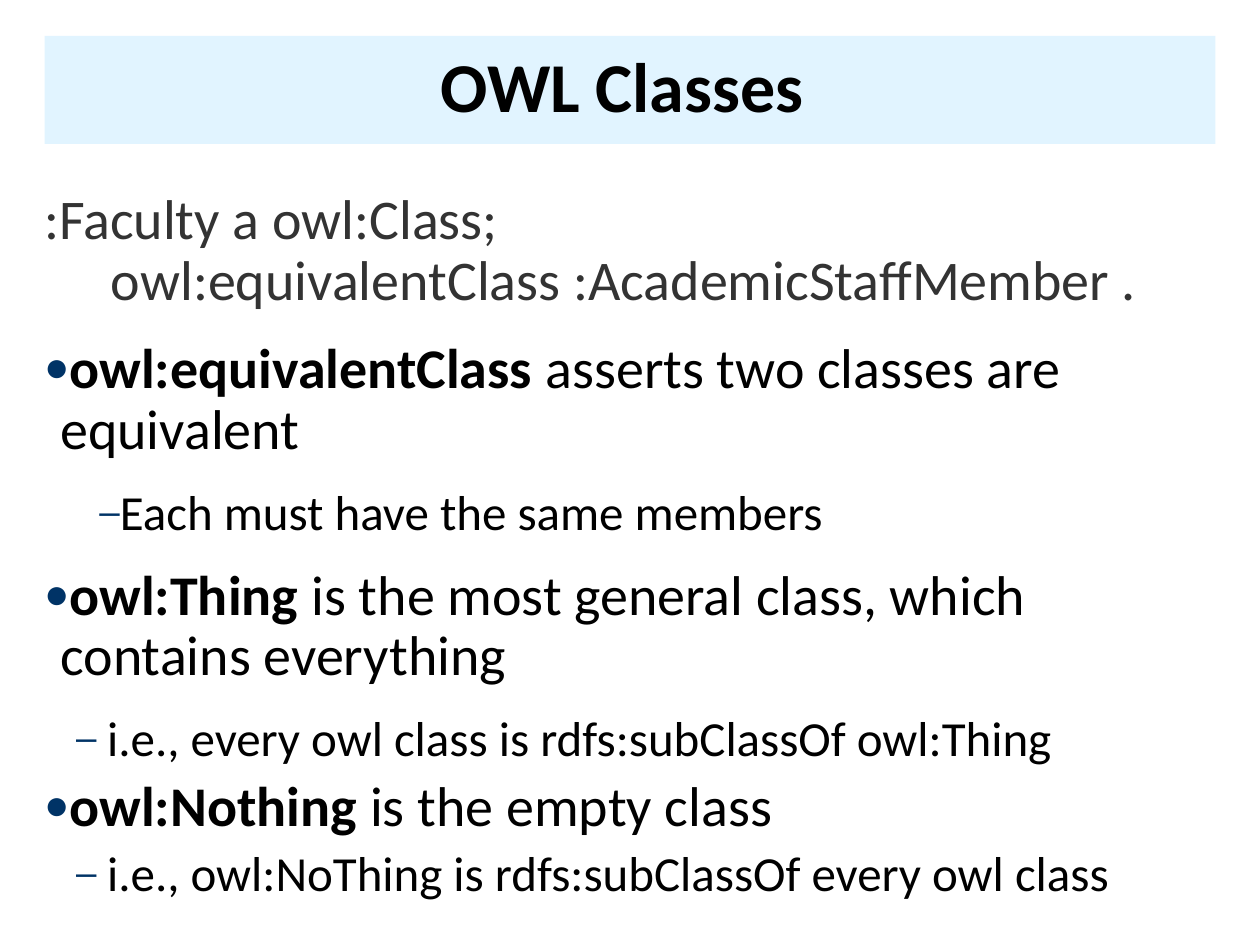
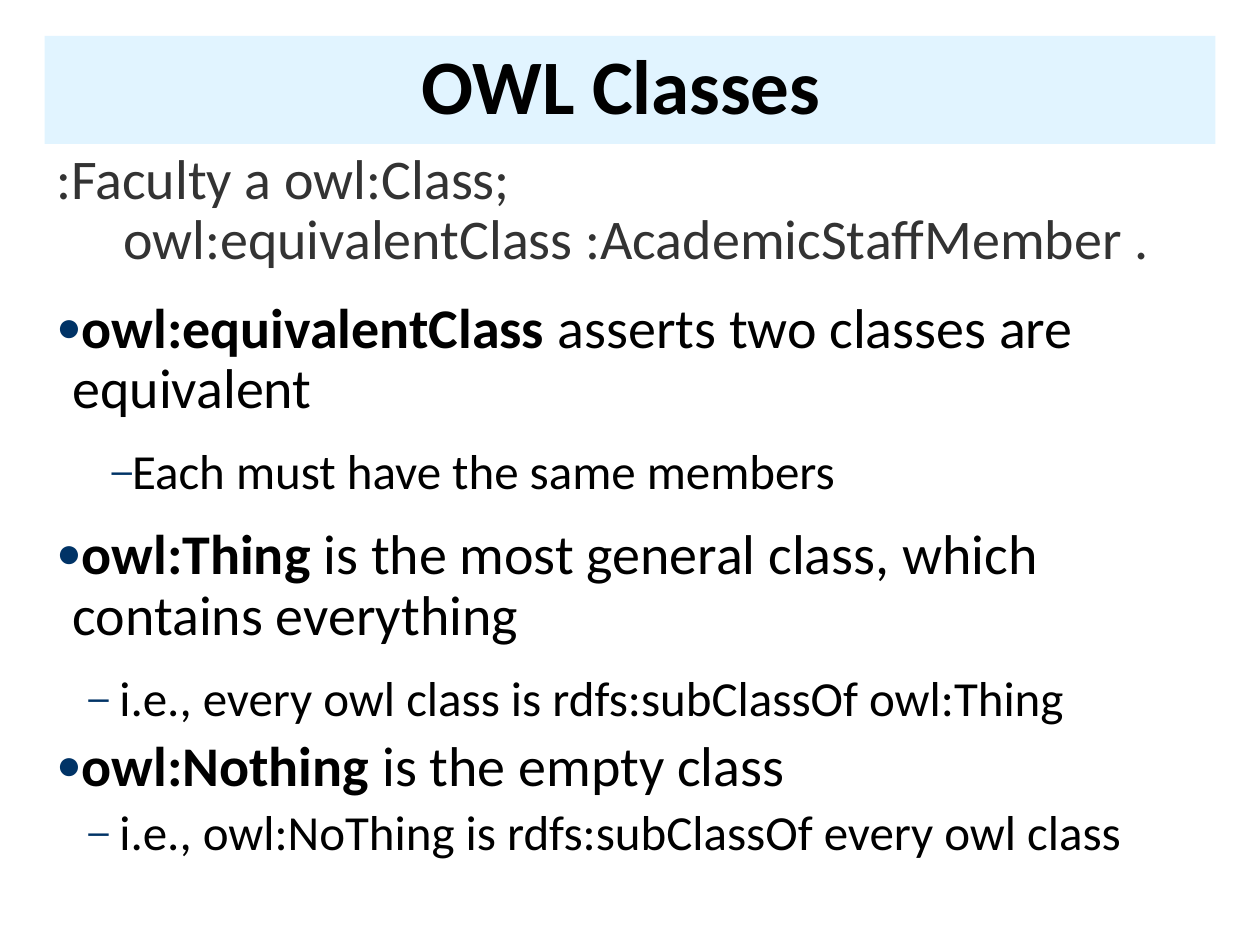
Before and after one commit to UMBC-CMSC-491-691-F19-Knowledge-Graphs/class_material, a slide deck: slide 31 of notes/07_owl/07OWL.pptx (slide 40 before the commit). Drawn at 1260x945 pixels with LibreOffice and Linux fonts; fonts in the diff are those of the drawing. Boxes give left, top, right and bottom in pixels: in the first picture for what was removed or moved away, otherwise in the second. Text is boxed around its words. In the diff, an @@ line names an element or a change of style, - is before the commit and + after.

```diff
--- a/notes/07_owl/07OWL.pptx
+++ b/notes/07_owl/07OWL.pptx
@@ title "OWL Classes" at (x1=44, y1=35, x2=1215, y2=144): size 40 to 44 pt @@
@@ text ":Faculty a owl:Class; owl:equivalentClass :AcademicStaffMemb ..." moved from (x1=44, y1=200, x2=1109, y2=900) to (x1=56, y1=160, x2=1121, y2=859) @@
```
Also in this commit, not shown: 19 other slides changed, 12 slides removed, 24 other files.
